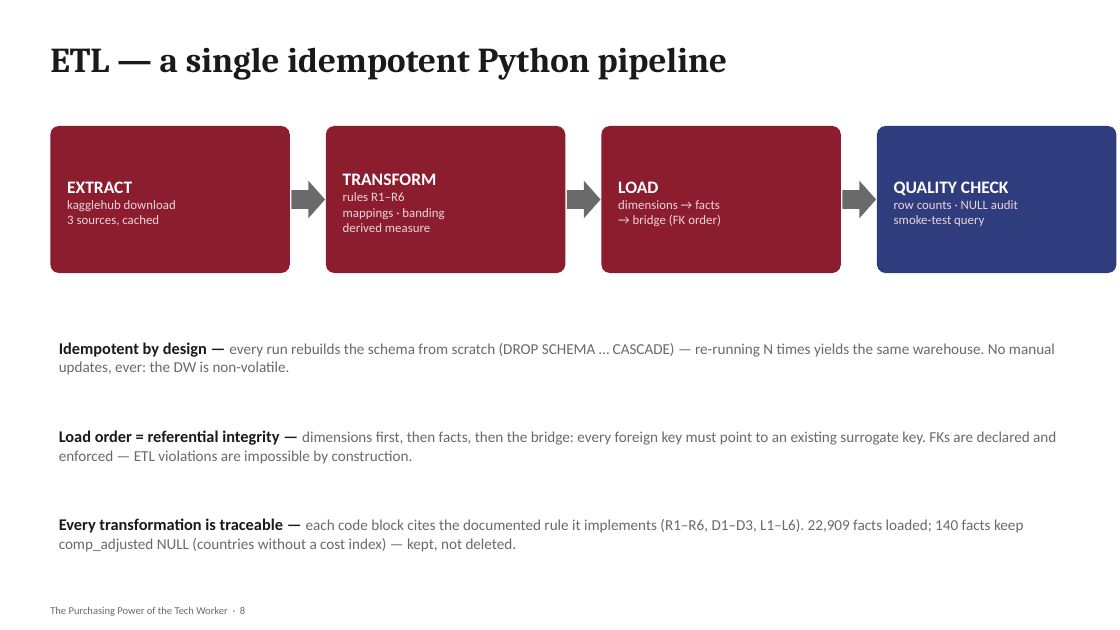
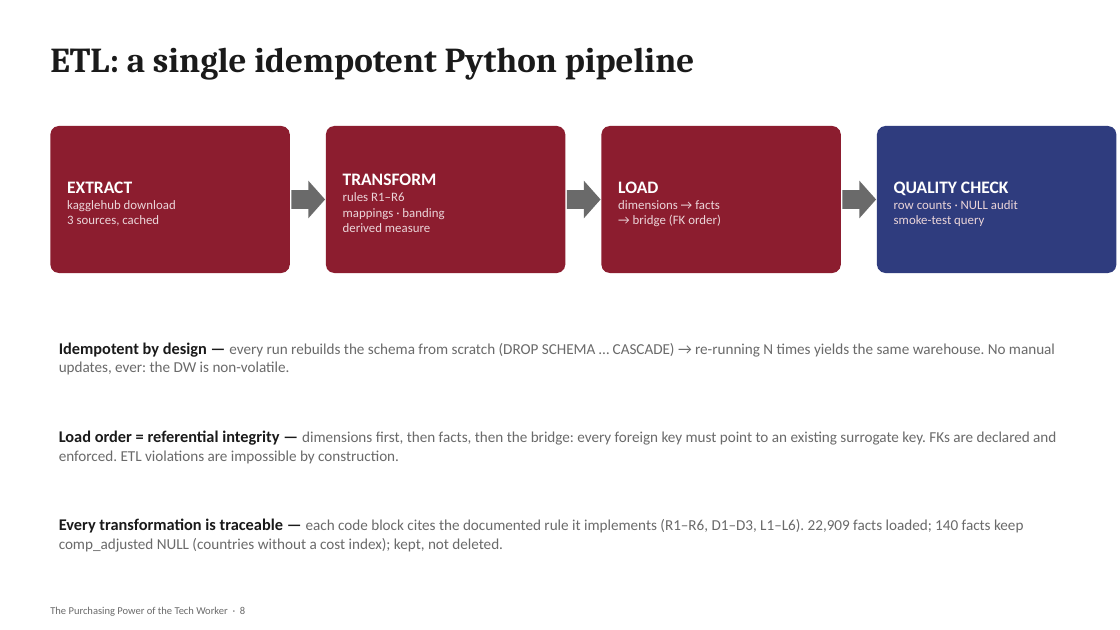
Before and after one commit to emasmisi/tech-worker-purchasing-power-dw, a slide deck: slide 8 of presentation/TechWorker_DW_Presentation.pptx. Drawn at 1120x630 pixels with LibreOffice and Linux fonts; fonts in the diff are those of the drawing. Boxes give left, top, right and bottom in pixels: in the first picture for what was removed or moved away, otherwise in the second. Text is boxed around its words. In the diff, an @@ line names an element or a change of style, - is before the commit and + after.

```diff
--- a/presentation/TechWorker_DW_Presentation.pptx
+++ b/presentation/TechWorker_DW_Presentation.pptx
@@ text at bbox=[50, 47, 695, 80]: text changed @@
-ETL — a single idempotent Python pipeline
+ETL: a single idempotent Python pipeline
@@ text at bbox=[59, 342, 1055, 375]: text changed @@
-Idempotent by design — every run rebuilds the schema from scratch (DROP SCHEMA … CASCADE) — re-running N times yields the same warehouse. No manual updates, ever: the DW is non-volatile.
+Idempotent by design — every run rebuilds the schema from scratch (DROP SCHEMA … CASCADE) → re-running N times yields the same warehouse. No manual updates, ever: the DW is non-volatile.
@@ text at bbox=[59, 430, 1056, 464]: text changed @@
-Load order = referential integrity — dimensions first, then facts, then the bridge: every foreign key must point to an existing surrogate key. FKs are declared and enforced — ETL violations are impossible by construction.
+Load order = referential integrity — dimensions first, then facts, then the bridge: every foreign key must point to an existing surrogate key. FKs are declared and enforced. ETL violations are impossible by construction.
@@ text at bbox=[59, 518, 1023, 552]: text changed @@
-Every transformation is traceable — each code block cites the documented rule it implements (R1–R6, D1–D3, L1–L6). 22,909 facts loaded; 140 facts keep comp_adjusted NULL (countries without a cost index) — kept, not deleted.
+Every transformation is traceable — each code block cites the documented rule it implements (R1–R6, D1–D3, L1–L6). 22,909 facts loaded; 140 facts keep comp_adjusted NULL (countries without a cost index); kept, not deleted.
```
Also in this commit, not shown: 15 other slides changed, 4 other files.
